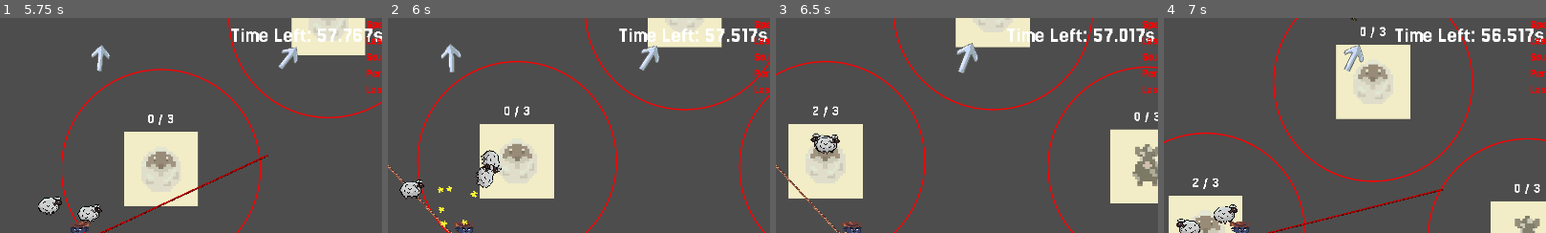
Above: before the commit, frames 1-4 (left to right).
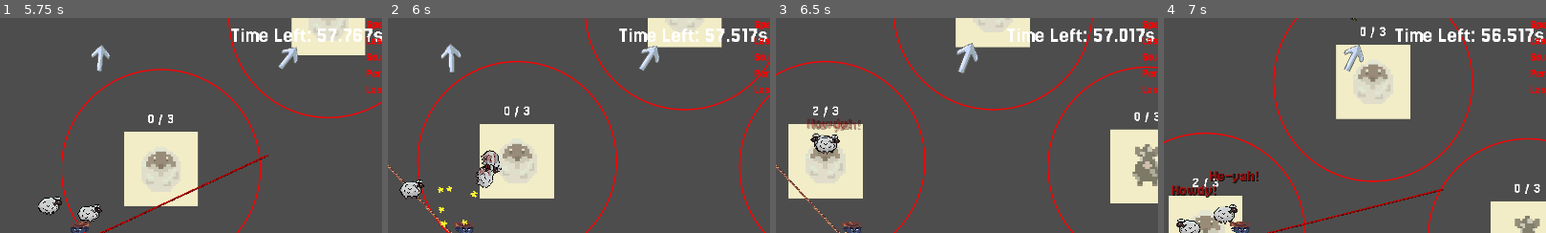
Above: after the commit, the same moments.

Repository: kinghos/GMTK-Game-Jam-2025
Game: Godot game, scene res://scenes/levels/test_level.tscn
Same seed, same stepped clock (60 frames per second), same inputs: the game is played once before the commit and once after it. This scene is started directly instead of the project's main scene.
Inputs (mouse positions are % of the whole screen's width and height, from its top left):
- Up to frame 1 (5.75 s): move the mouse to (72, 45) at 0.52 s; hold Right (Right) 0.53-1.28 s; hold Space (Kick) 0.53-1.28 s; click (72, 45) at 0.67 s; move the mouse to (30, 55) at 1.27 s; hold S (Down) 1.28-2.03 s; tap Space (Kick) at 1.35, 2.85, 4.35 s; move the mouse to (60, 28) at 2.02 s; hold Right (Right) 2.03-2.78 s; hold Space (Kick) 2.03-2.78 s; move the mouse to (45, 70) at 2.77 s; hold Up (Up) 2.78-3.53 s; click (45, 70) at 2.92 s; move the mouse to (80, 65) at 3.52 s; hold Space (Kick) 3.53-4.28 s; hold Left (Left) 3.53-5.03 s; move the mouse to (45, 61) at 4.27 s; click (45, 61) at 4.42 s; move the mouse to (82, 26) at 5.02 s; hold S (Down) from 5.03 s (still down); hold Space (Kick) from 5.03 s (still down); click (82, 26) at 5.17 s
- Up to frame 2 (6 s): move the mouse to (35, 25) at 5.77 s; release S (Down) at 5.78 s; release Space (Kick) at 5.78 s; hold Right (Right) from 5.78 s (still down); tap Space (Kick) at 5.85 s
- Up to frame 3 (6.5 s): keep holding Right (Right)
- Up to frame 4 (7 s): move the mouse to (88, 35) at 6.52 s; release Right (Right) at 6.53 s; hold Up (Up) from 6.53 s (still down); hold Space (Kick) from 6.53 s (still down); click (88, 35) at 6.67 s
The pictures show only the part of the screen within x 40-90%, y 0-50%; the shares and areas given below are measured in that part.

Frame 1 is identical in both runs. In frame 2, 0.2% of the frame differs, in the area x 23-29%, y 62-74%; in frame 3, 0.5%; in frame 4, 0.8%, in the area x 2-25%, y 71-84%.

Commit message:
Combo meter complete

Diff:
--- a/globals/globals.gd
+++ b/globals/globals.gd
@@ -25,6 +25,8 @@
 	"Cow": 0.8,
 	"Sheep": 1
 }
+var cowboy_congratulations = ["Rootin' Tootin!", "Yeehaw!", "Cowabunga!", "Howdy!", "Yippee-Ki-yay!", "He-yah!", "Hot Diggidy Damn!"]
+
 var time_elapsed: float
 var time_left: float
 var prevent_pause: bool = false
--- a/scenes/animals/animal.gd
+++ b/scenes/animals/animal.gd
@@ -84,10 +84,15 @@
 	kick_particles.emitting = true
 	collision_shape_2d.disabled = true
 	animated_sprite_2d.animation = "idle"
+	combo_count += 1
+	combo_counter.text = "x%s" % combo_count
+	show_combo_count()
 
 	var tween = create_tween()
 	tween.tween_property(self, "global_position", closest_pen.global_position, 0.5).set_ease(Tween.EASE_OUT).set_trans(Tween.TRANS_CUBIC)
 	await tween.finished
+	combo_counter.text = Globals.cowboy_congratulations.pick_random()
+	show_combo_count()
 	animated_sprite_2d.animation = "walk"
 	collision_shape_2d.disabled = false
 	being_kicked = false
@@ -121,7 +126,8 @@
 	animated_sprite_2d.animation = "walk"
 	#collision_shape_2d.disabled = false
 	being_stunned = false
-	combo_count = 0
+	if not being_kicked:
+		combo_count = 0
 
 func _on_random_movement_timer_timeout() -> void:
 	direction = Vector2(randf_range(-1.0, 1.0), randf_range(-1.0, 1.0)).normalized()
--- a/scenes/animals/animal.tscn
+++ b/scenes/animals/animal.tscn
@@ -56,7 +56,7 @@
 "times": PackedFloat32Array(0, 0.5),
 "transitions": PackedFloat32Array(1, 1),
 "update": 0,
-"values": [Vector2(-7, -34), Vector2(-7, -60)]
+"values": [Vector2(-21, -34), Vector2(-21, -60)]
 }
 tracks/1/type = "value"
 tracks/1/imported = false
@@ -195,6 +195,7 @@
 theme_override_colors/font_shadow_color = Color(0, 0, 0, 1)
 theme_override_font_sizes/font_size = 20
 text = "x1"
+horizontal_alignment = 1
 
 [node name="AnimationPlayer" type="AnimationPlayer" parent="ComboCounter"]
 libraries = {
--- a/scenes/pen.gd
+++ b/scenes/pen.gd
@@ -45,6 +45,7 @@
 		animals_in_pen_enclosure.append(body)
 		body.in_pen = true
 
+
 func _on_pen_enclosure_body_exited(body: Node2D) -> void:
 	if body is BaseAnimal:
 		animals_in_pen_enclosure.erase(body)
